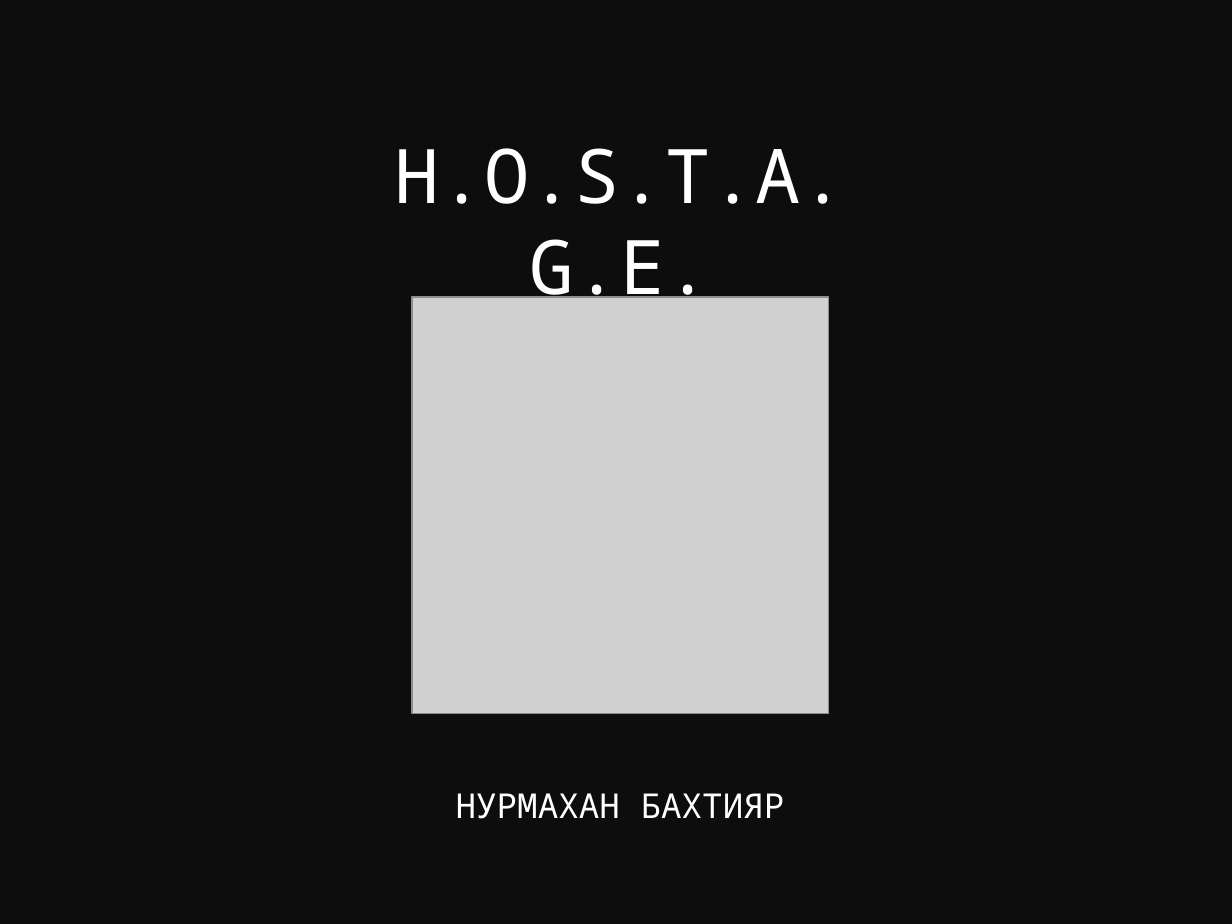
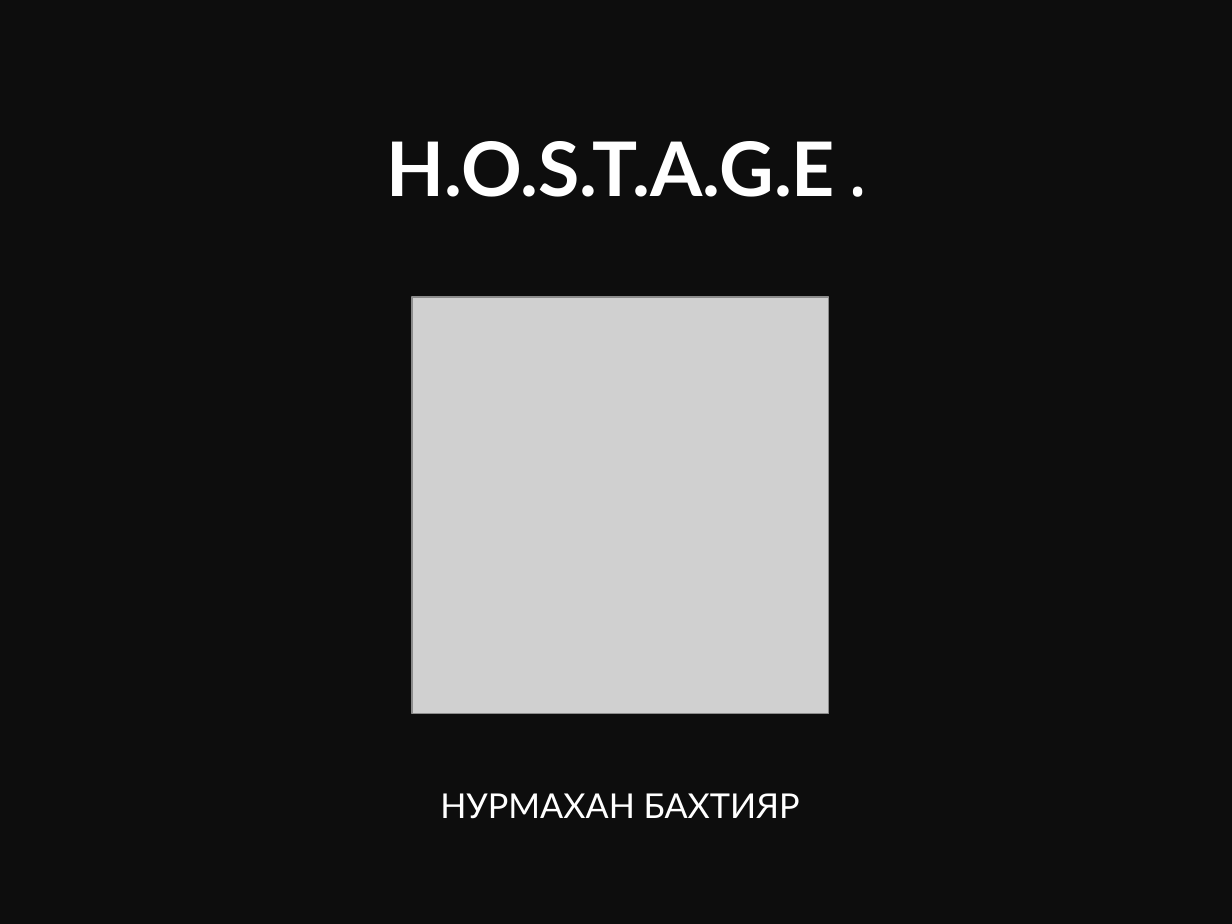
Before and after one commit to evilrise7/hostage, a slide deck: slide 1 of yandex_project_game.pptx. Drawn at 1232x924 pixels with LibreOffice and Linux fonts; fonts in the diff are those of the drawing; grey boxes stand for pictures. Boxes give left, top, right and bottom in pixels: in the first picture for what was removed or moved away, otherwise in the second. Text is boxed around its words. In the diff, an @@ line names an element or a change of style, - is before the commit and + after.

```diff
--- a/yandex_project_game.pptx
+++ b/yandex_project_game.pptx
@@ text "H.O.S.T.A.G.E.": place and size @@
-text "H.O.S.T.A.G.E." at [394,148,846,314]
+text "H.O.S.T.A.G.E." at [387,141,881,197]
@@ text "H.O.S.T.A.G.E." at [387,141,881,197]: font Noto Sans Mono to Lato, bold on @@
@@ text "НУРМАХАН БАХТИЯР" at [440,793,800,819]: font Noto Sans Mono to Lato @@
```
Also in this commit, not shown: 9 other slides changed, 6 slides added, 1 other file.
